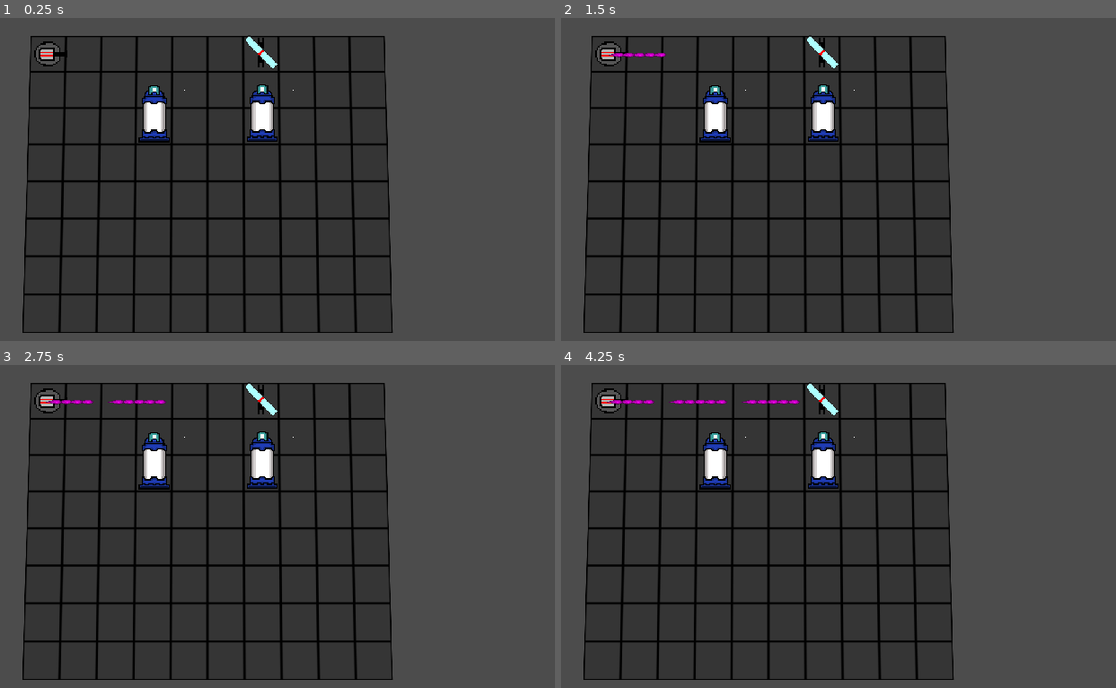
Above: before the commit, frames 1-4 (two rows, left to right).
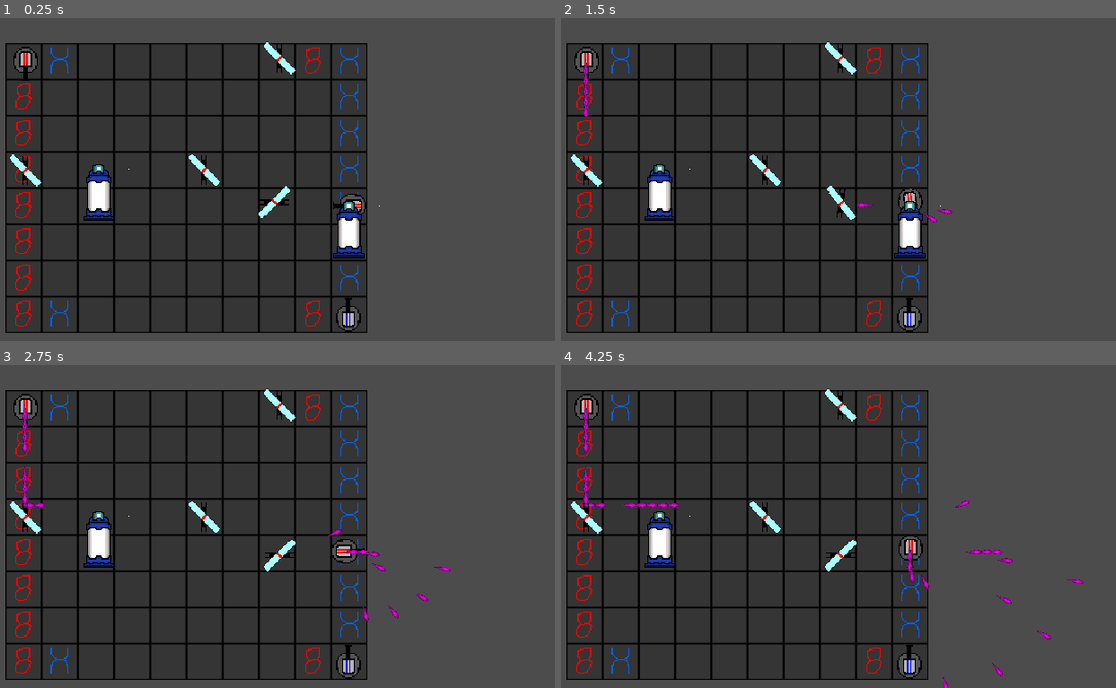
Above: after the commit, the same moments.

Repository: WhatDoor/LaserChess
Game: Godot game, scene res://Board.tscn
Same seed, same stepped clock (60 frames per second), same inputs: the game is played once before the commit and once after it.
Inputs (mouse positions are in pixels of both pictures, inside the frame that each line leads up to):
- Up to frame 1 (0.25 s): no input
- Up to frame 2 (1.5 s): tap Enter at 0.5 s; move the mouse to (955, 163) at 0.52 s; hold Space (End_Turn) 0.53-1.28 s; click (955, 163) at 0.67 s; move the mouse to (716, 195) at 1.27 s; tap Space (End_Turn) at 1.35 s; click (716, 195) at 1.42 s
- Up to frame 3 (2.75 s): move the mouse to (327, 455) at 2.02 s; hold Space (End_Turn) from 2.03 s (still down); click (327, 455) at 2.17 s
- Up to frame 4 (4.25 s): move the mouse to (799, 591) at 2.77 s; release Space (End_Turn) at 2.78 s; tap Space (End_Turn) at 2.85 s; click (799, 591) at 2.92 s; move the mouse to (999, 574) at 3.52 s; hold Space (End_Turn) from 3.53 s (still down); click (999, 574) at 3.67 s

The runs differ from the first frame. In frame 1, 17% of the frame differs, in the area x 0-71%, y 5-98%; in frame 2, 18%; in frame 3, 17%; in frame 4, 18%, in the area x 0-95%, y 5-100%.

Commit message:
Implemented reflections on switch piece

Diff:
--- a/Blast.gd
+++ b/Blast.gd
@@ -9,6 +9,6 @@
 func _process(delta):
 	position += velocity.normalized() * speed
 
-
 func _on_Blast_area_entered(area):
-	queue_free()
+	#queue_free()
+	pass
--- a/Blast.tscn
+++ b/Blast.tscn
@@ -3,8 +3,9 @@
 [ext_resource path="res://Blast.png" type="Texture" id=1]
 [ext_resource path="res://Blast.gd" type="Script" id=2]
 
-[sub_resource type="CapsuleShape2D" id=2]
-height = 0.764978
+[sub_resource type="CapsuleShape2D" id=1]
+radius = 8.4245
+height = 0.243429
 
 [node name="Blast" type="Area2D"]
 scale = Vector2( 0.4, 0.6 )
@@ -16,7 +17,7 @@
 texture = ExtResource( 1 )
 
 [node name="CollisionShape2D" type="CollisionShape2D" parent="."]
-position = Vector2( 0, 3.611 )
+position = Vector2( 2.38419e-06, 4.15038 )
 scale = Vector2( 0.321, 0.425 )
-shape = SubResource( 2 )
+shape = SubResource( 1 )
 [connection signal="area_entered" from="." to="." method="_on_Blast_area_entered"]
--- a/Board.tscn
+++ b/Board.tscn
@@ -41,22 +41,58 @@
 "values": [ 0.0, -90.0 ]
 }
 
+[sub_resource type="Animation" id=3]
+resource_name = "SwingDown"
+length = 0.9
+tracks/0/type = "value"
+tracks/0/path = NodePath(".:rotation_degrees")
+tracks/0/interp = 1
+tracks/0/loop_wrap = true
+tracks/0/imported = false
+tracks/0/enabled = true
+tracks/0/keys = {
+"times": PoolRealArray( 0, 0.9 ),
+"transitions": PoolRealArray( 1, 1 ),
+"update": 0,
+"values": [ -90.0, 0.0 ]
+}
+
+[sub_resource type="Animation" id=4]
+resource_name = "SwingRight"
+length = 0.9
+tracks/0/type = "value"
+tracks/0/path = NodePath(".:rotation_degrees")
+tracks/0/interp = 1
+tracks/0/loop_wrap = true
+tracks/0/imported = false
+tracks/0/enabled = true
+tracks/0/keys = {
+"times": PoolRealArray( 0, 0.9 ),
+"transitions": PoolRealArray( 1, 1 ),
+"update": 0,
+"values": [ 0.0, -90.0 ]
+}
+
 [node name="World" type="Node2D"]
-position = Vector2( 24, 32 )
+position = Vector2( 24, 24 )
 scale = Vector2( 0.9, 0.9 )
 __meta__ = {
 "_edit_horizontal_guides_": [  ]
 }
 
 [node name="Sprite" type="Sprite" parent="."]
-position = Vector2( 114.661, 69.4174 )
+visible = false
+position = Vector2( 115.438, 69.4174 )
 scale = Vector2( 0.23, 0.23 )
 texture = ExtResource( 5 )
 
 [node name="Board" type="TileMap" parent="."]
-visible = false
 cell_y_sort = true
 format = 1
+__meta__ = {
+"_edit_group_": true,
+"_edit_lock_": true
+}
 
 [node name="A8" parent="Board" instance=ExtResource( 1 )]
 position = Vector2( 0.100002, 0 )
@@ -407,14 +443,13 @@
 position = Vector2( -0.324436, -0.973301 )
 
 [node name="BlueKing" parent="YSort" instance=ExtResource( 7 )]
-position = Vector2( 81.2858, 34.9661 )
+position = Vector2( 46.9263, 92.7216 )
 
 [node name="BlueKing2" parent="YSort" instance=ExtResource( 7 )]
-position = Vector2( 148.141, 34.5874 )
+position = Vector2( 201.772, 115.641 )
 
 [node name="RedLaser" type="Node2D" parent="YSort"]
-position = Vector2( 17.9126, -11.7308 )
-rotation = -1.5708
+position = Vector2( 1.24907, 3.13077 )
 scale = Vector2( 0.9, 0.9 )
 script = ExtResource( 9 )
 __meta__ = {
@@ -436,5 +471,39 @@
 rotation = 1.5708
 scale = Vector2( 1.42857, 1.42857 )
 
+[node name="RedLaser2" type="Node2D" parent="YSort"]
+position = Vector2( 201.675, 90.1538 )
+rotation = 1.5708
+scale = Vector2( 0.9, 0.9 )
+script = ExtResource( 9 )
+__meta__ = {
+"_edit_group_": true
+}
+
+[node name="AnimationPlayer" type="AnimationPlayer" parent="YSort/RedLaser2"]
+anims/SwingDown = SubResource( 3 )
+anims/SwingRight = SubResource( 4 )
+
+[node name="RedLaserSprite" type="Sprite" parent="YSort/RedLaser2"]
+position = Vector2( 0.0439034, -0.0937233 )
+texture = ExtResource( 2 )
+vframes = 2
+frame = 1
+
+[node name="FirePoint" type="Node2D" parent="YSort/RedLaser2"]
+position = Vector2( 0.52, 15 )
+rotation = 1.5708
+scale = Vector2( 1.42857, 1.42857 )
+
 [node name="RedSwitch" parent="YSort" instance=ExtResource( 8 )]
-position = Vector2( 145.545, -11.7308 )
+position = Vector2( -0.430183, 70.3531 )
+
+[node name="RedSwitch3" parent="YSort" instance=ExtResource( 8 )]
+position = Vector2( 110.306, 70.0841 )
+
+[node name="RedSwitch2" parent="YSort" instance=ExtResource( 8 )]
+position = Vector2( 157.158, 90.2216 )
+rotation = -1.5708
+
+[node name="RedSwitch4" parent="YSort" instance=ExtResource( 8 )]
+position = Vector2( 156.833, 1.00281 )
--- a/RedLaser.gd
+++ b/RedLaser.gd
@@ -36,7 +36,6 @@
 	if Input.is_action_pressed("End_Turn") and can_fire:
 		var blast = Blast.instance()
 		blast.position = get_position()
-		print($RedLaserSprite.rotation_degrees)
 		blast.rotation_degrees = rotation_degrees
 		var rot = deg2rad(rotation_degrees)
 
--- a/RedSwitch.gd
+++ b/RedSwitch.gd
@@ -1,18 +1,33 @@
-extends Area2D
+extends Node2D
+
+onready var animationPlayer = $AnimationPlayer
 
 var Blast = preload("res://Blast.tscn")
 
-func _on_RedSwitch_area_entered(area):
-	print("Hit the red switch")
-	var blast = Blast.instance()
-	blast.position = $FirePoint.get_position_in_parent()
-	blast.rotation_degrees = $FirePoint.rotation_degrees
-	print($FirePoint.get_global_position())
-	var rot = deg2rad($FirePoint.rotation_degrees)
+func _input(event):
+	# Mouse in viewport coordinates
+	if event is InputEventMouseButton and event.is_pressed():
+		var clickPos = to_local(event.position)
+		if clickPos.x < 10.6 and clickPos.y < 10.6:
+			animationPlayer.play("RotateRight")
 
-	blast.fire(Vector2(-sin(rot), cos(rot)))
-	call_deferred("addToScene", blast)
+func _on_BotHitBox_area_entered(blast):
+	var angleOffset = 135
+	var normalAngle = deg2rad(rotation_degrees + angleOffset)
+	var normalVec = Vector2(cos(normalAngle), sin(normalAngle))
+	var reflectionVec = blast.velocity.bounce(normalVec)
 
-func addToScene(blast):
-	#get_parent().add_child(blast)
-	get_tree().get_root().add_child(blast)
+
+	blast.rotation_degrees = rad2deg(acos(reflectionVec.dot(Vector2(0,1))))
+	blast.fire(reflectionVec)
+
+
+
+func _on_HitBoxTop_area_entered(blast):
+	var angleOffset = 135 + 180
+	var normalAngle = deg2rad(rotation_degrees + angleOffset)
+	var normalVec = Vector2(cos(normalAngle), sin(normalAngle))
+	var reflectionVec = blast.velocity.bounce(normalVec)
+
+	blast.rotation_degrees = -rad2deg(acos(reflectionVec.dot(Vector2(0,1))))
+	blast.fire(reflectionVec)
--- a/RedSwitch.tscn
+++ b/RedSwitch.tscn
@@ -1,14 +1,28 @@
-[gd_scene load_steps=4 format=2]
+[gd_scene load_steps=5 format=2]
 
 [ext_resource path="res://RedSwitch.png" type="Texture" id=1]
 [ext_resource path="res://RedSwitch.gd" type="Script" id=2]
 
-[sub_resource type="RectangleShape2D" id=1]
-extents = Vector2( 13.0702, 2.64051 )
+[sub_resource type="Animation" id=1]
+resource_name = "RotateRight"
+length = 0.9
+tracks/0/type = "value"
+tracks/0/path = NodePath(".:rotation_degrees")
+tracks/0/interp = 1
+tracks/0/loop_wrap = true
+tracks/0/imported = false
+tracks/0/enabled = true
+tracks/0/keys = {
+"times": PoolRealArray( 0, 0.9 ),
+"transitions": PoolRealArray( 1, 1 ),
+"update": 0,
+"values": [ 0.0, 90.0 ]
+}
 
-[node name="RedSwitch" type="Area2D"]
-collision_layer = 2
-collision_mask = 0
+[sub_resource type="RectangleShape2D" id=2]
+extents = Vector2( 13.1234, 1.07322 )
+
+[node name="RedSwitch" type="Node2D"]
 script = ExtResource( 2 )
 
 [node name="RedSwitchSprite" type="Sprite" parent="."]
@@ -16,11 +30,21 @@
 scale = Vector2( 0.7, 0.7 )
 texture = ExtResource( 1 )
 
-[node name="CollisionShape2D" type="CollisionShape2D" parent="."]
-position = Vector2( 1.83769, -1.88874 )
+[node name="AnimationPlayer" type="AnimationPlayer" parent="."]
+anims/RotateRight = SubResource( 1 )
+
+[node name="HitBoxBot" type="Area2D" parent="."]
+
+[node name="HitBoxBot" type="CollisionShape2D" parent="HitBoxBot"]
+position = Vector2( 1.18271, -0.841877 )
 rotation = 0.785398
-shape = SubResource( 1 )
+shape = SubResource( 2 )
 
-[node name="FirePoint" type="Node2D" parent="."]
-position = Vector2( 0, 4.189 )
-[connection signal="area_entered" from="." to="." method="_on_RedSwitch_area_entered"]
+[node name="HitBoxTop" type="Area2D" parent="."]
+
+[node name="HitBoxTop" type="CollisionShape2D" parent="HitBoxTop"]
+position = Vector2( 2.7212, -2.38037 )
+rotation = 0.785398
+shape = SubResource( 2 )
+[connection signal="area_entered" from="HitBoxBot" to="." method="_on_BotHitBox_area_entered"]
+[connection signal="area_entered" from="HitBoxTop" to="." method="_on_HitBoxTop_area_entered"]
--- a/Square.tscn
+++ b/Square.tscn
@@ -6,5 +6,5 @@
 
 [node name="SquareSprite" type="Sprite" parent="."]
 position = Vector2( 0.1, 0.1 )
-scale = Vector2( 0.1, 0.1 )
+scale = Vector2( 0.045, 0.045 )
 texture = ExtResource( 1 )
Not shown: 1 places in Board.tscn that only renumber resources
